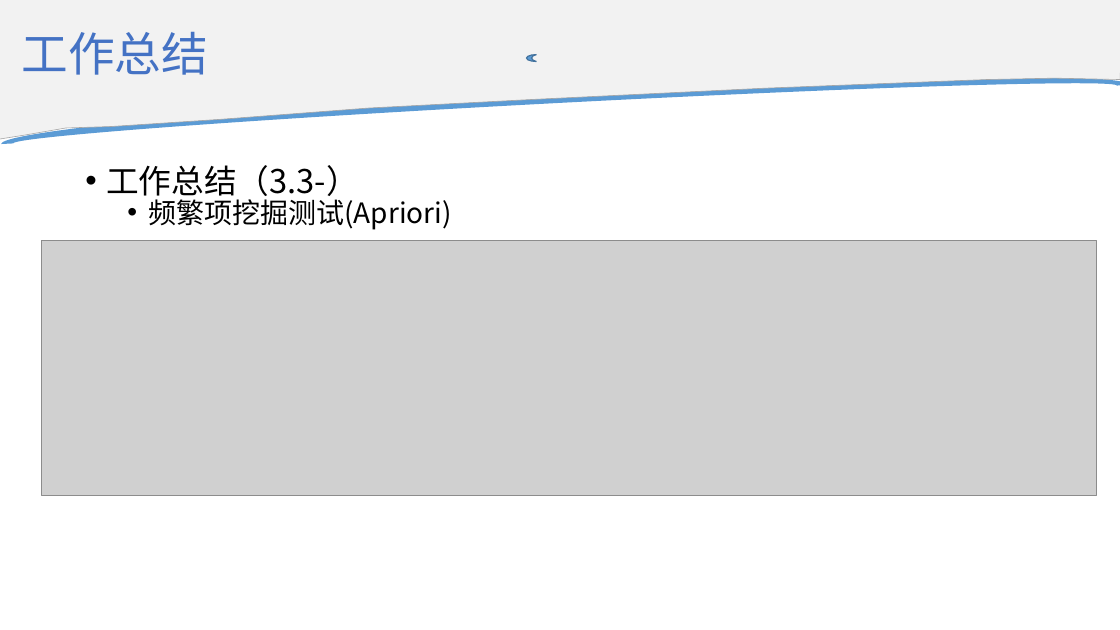
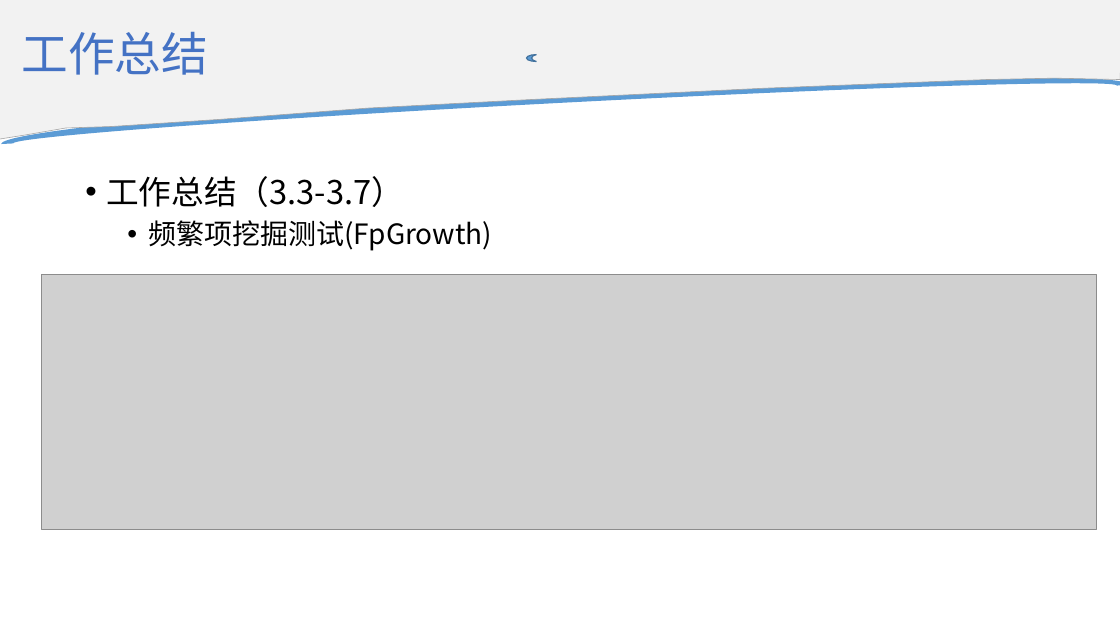
Before and after one commit to Xsaopig/C4_5G, a slide deck: slide 21 of 承载网故障检测项目工作汇报.pptx. Drawn at 1120x630 pixels with LibreOffice and Linux fonts; fonts in the diff are those of the drawing; grey boxes stand for pictures. Boxes give left, top, right and bottom in pixels: in the first picture for what was removed or moved away, otherwise in the second. Text is boxed around its words. In the diff, an @@ line names an element or a change of style, - is before the commit and + after.

```diff
--- a/承载网故障检测项目工作汇报.pptx
+++ b/承载网故障检测项目工作汇报.pptx
@@ text at [106, 176, 492, 251]: text changed @@
-• 工作总结（3.3-）
-  • 频繁项挖掘测试(Apriori)
+• 工作总结（3.3-3.7）
+  • 频繁项挖掘测试(FpGrowth)
@@ picture: place and size @@
-picture at [41, 240, 1097, 495]
+picture at [41, 275, 1097, 529]
```
Also in this commit, not shown: 5 other slides changed, 3 slides added, 12 other files.
